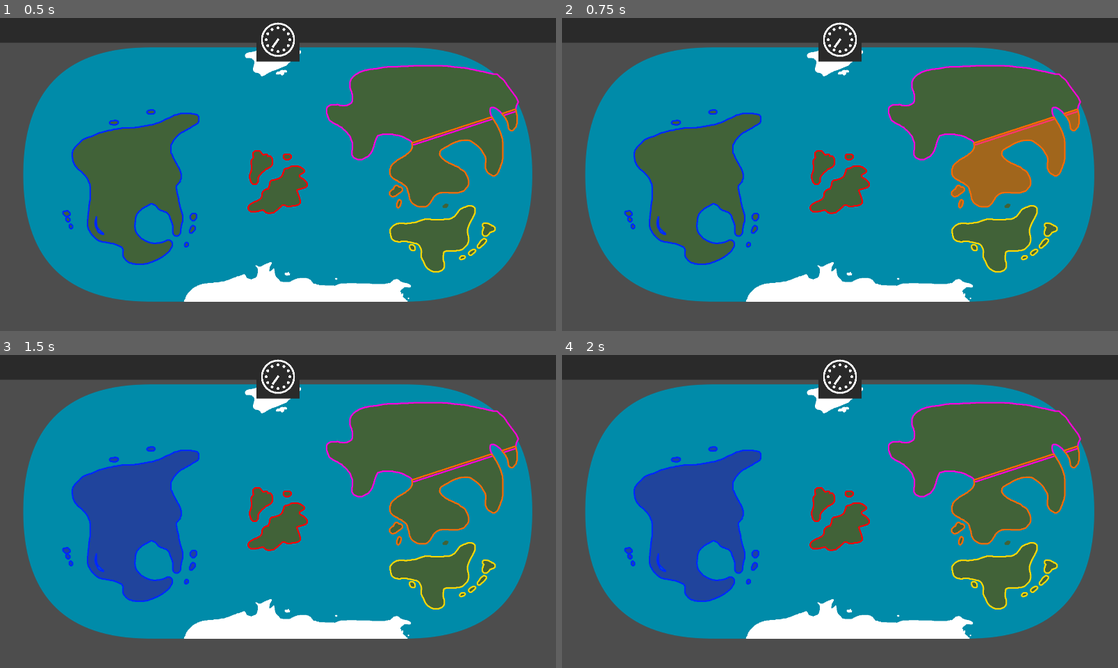
Above: before the commit, frames 1-4 (two rows, left to right).
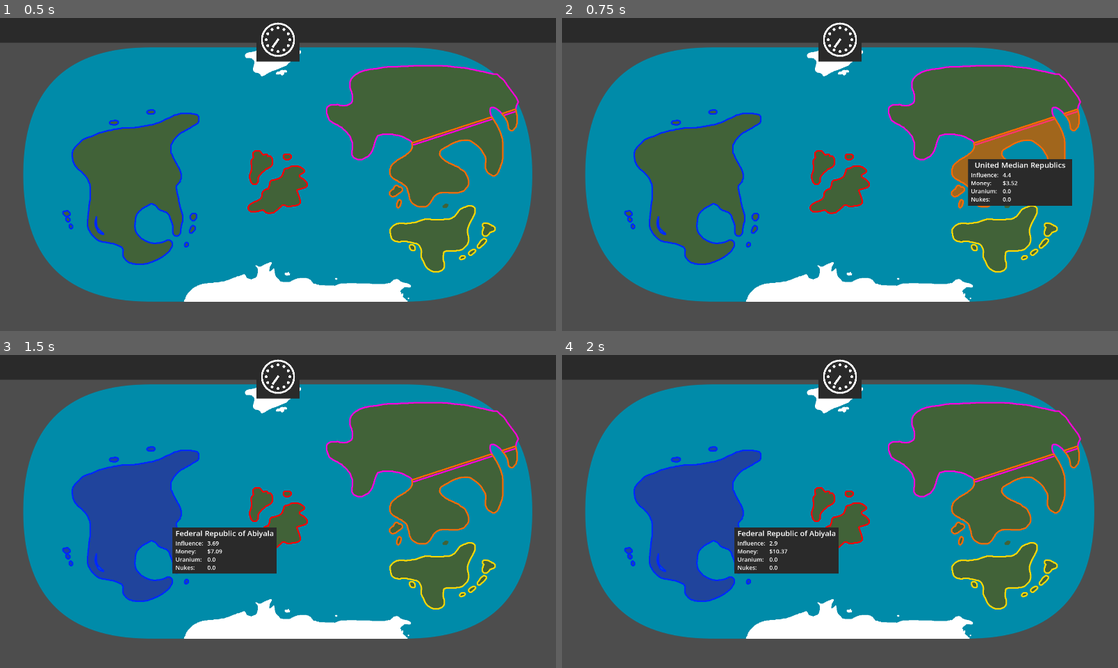
Above: after the commit, the same moments.

Repository: Stev51/gmtk-jam-2026
Game: Godot game, scene res://scenes/main.tscn
Two runs of this game, one before a commit and one after it. Both use one fixed random seed, a clock stepped at 60 frames per second and the inputs below.
Inputs (mouse positions are in pixels of both pictures, inside the frame that each line leads up to):
- Up to frame 1 (0.5 s): no input
- Up to frame 2 (0.75 s): tap Enter at 0.5 s; move the mouse to (962, 158) at 0.52 s; hold 1 (x1_speed) from 0.53 s (still down); click (962, 158) at 0.67 s
- Up to frame 3 (1.5 s): move the mouse to (166, 527) at 1.27 s; release 1 (x1_speed) at 1.28 s; tap 2 (x2_speed) at 1.35 s; click (166, 527) at 1.42 s
- Up to frame 4 (2 s): no input

Frame 1 is identical in both runs. In frame 2, 2.8% of the frame differs, in the area x 73-92%, y 45-60%; in frame 3, 2.8%; in frame 4, 2.8%.

Commit message:
Country hover boxgit pull!

Diff:
--- /dev/null
+++ b/scenes/CountryHoverBox.tscn
@@ -0,0 +1,60 @@
+[gd_scene format=3 uid="uid://cfc8td78n7mfk"]
+
+[ext_resource type="Script" uid="uid://biwqefuw7jk1f" path="res://scripts/country_hover_box.gd" id="1_nn8mf"]
+
+[node name="CountryHoverBox" type="Control" unique_id=1145551380]
+layout_mode = 3
+anchors_preset = 15
+anchor_right = 1.0
+anchor_bottom = 1.0
+grow_horizontal = 2
+grow_vertical = 2
+mouse_filter = 2
+script = ExtResource("1_nn8mf")
+
+[node name="Background" type="ColorRect" parent="." unique_id=788810893]
+layout_mode = 0
+offset_left = 20.0
+offset_right = 380.0
+offset_bottom = 160.0
+mouse_filter = 2
+color = Color(0.16470589, 0.16470589, 0.16470589, 1)
+
+[node name="CountryNameTextBox" type="RichTextLabel" parent="." unique_id=194834627]
+layout_mode = 0
+offset_left = 20.0
+offset_right = 380.0
+offset_bottom = 40.0
+mouse_filter = 2
+theme_override_font_sizes/normal_font_size = 26
+text = "COUNTRY NAME"
+scroll_active = false
+horizontal_alignment = 1
+vertical_alignment = 1
+
+[node name="LabelsTextBox" type="RichTextLabel" parent="." unique_id=526042569]
+layout_mode = 0
+offset_left = 30.0
+offset_top = 40.0
+offset_right = 140.0
+offset_bottom = 160.0
+mouse_filter = 2
+theme_override_font_sizes/normal_font_size = 20
+text = "Influence:
+Money:
+Uranium:
+Nukes:
+"
+
+[node name="StatsTextBox" type="RichTextLabel" parent="." unique_id=2022236705]
+layout_mode = 0
+offset_left = 140.0
+offset_top = 40.0
+offset_right = 380.0
+offset_bottom = 160.0
+mouse_filter = 2
+theme_override_font_sizes/normal_font_size = 20
+text = "N/A
+N/A
+N/A
+N/A"
--- a/scenes/gui.tscn
+++ b/scenes/gui.tscn
@@ -1,6 +1,7 @@
 [gd_scene format=3 uid="uid://dbvqj3w2xuecq"]
 
 [ext_resource type="PackedScene" uid="uid://c714yyeqdlji" path="res://scenes/clock_display.tscn" id="1_efmwq"]
+[ext_resource type="PackedScene" uid="uid://cfc8td78n7mfk" path="res://scenes/CountryHoverBox.tscn" id="2_mfius"]
 
 [node name="GUI" type="Control" unique_id=363270447]
 layout_mode = 3
@@ -15,11 +16,13 @@
 anchors_preset = 0
 offset_right = 40.0
 offset_bottom = 40.0
+mouse_filter = 2
 
 [node name="Background" type="ColorRect" parent="TopBar" unique_id=172638746]
 layout_mode = 0
 offset_right = 1920.0
 offset_bottom = 85.0
+mouse_filter = 2
 color = Color(0.16565639, 0.16565639, 0.16565648, 1)
 
 [node name="ClockBG" type="ColorRect" parent="TopBar" unique_id=1882244682]
@@ -27,6 +30,7 @@
 offset_left = 885.0
 offset_right = 1035.0
 offset_bottom = 150.0
+mouse_filter = 2
 color = Color(0.16470589, 0.16470589, 0.16470589, 1)
 
 [node name="ClockDisplay" parent="TopBar" unique_id=1149426984 instance=ExtResource("1_efmwq")]
@@ -36,3 +40,8 @@
 offset_right = 920.0
 offset_bottom = 35.0
 scale = Vector2(0.08, 0.08)
+mouse_filter = 2
+
+[node name="CountryHoverBox" parent="." unique_id=1145551380 instance=ExtResource("2_mfius")]
+layout_mode = 1
+mouse_filter = 2
--- a/scenes/map.tscn
+++ b/scenes/map.tscn
@@ -4,14 +4,19 @@
 [ext_resource type="PackedScene" uid="uid://drcjb07re8tdb" path="res://scenes/map_hover_zone.tscn" id="2_0cso3"]
 [ext_resource type="Texture2D" uid="uid://cedpykkggh4cr" path="res://assets/img/map_countries/usa_outline.png" id="3_2klcf"]
 [ext_resource type="Texture2D" uid="uid://dqhottqoisv33" path="res://assets/img/map_countries/usa_hover.png" id="4_2lpho"]
+[ext_resource type="Resource" uid="uid://4j0f3uyu0mjx" path="res://resources/countries/usa.tres" id="5_c70he"]
 [ext_resource type="Texture2D" uid="uid://bc8im42y03fya" path="res://assets/img/map_countries/uk_outline.png" id="5_wslke"]
 [ext_resource type="Texture2D" uid="uid://4a1qjc78ahu6" path="res://assets/img/map_countries/uk_hover.png" id="6_gw3fx"]
 [ext_resource type="Texture2D" uid="uid://c7t8g7tew2jre" path="res://assets/img/map_countries/russia_outline.png" id="7_n1psn"]
 [ext_resource type="Texture2D" uid="uid://cgxafsbr7yl0y" path="res://assets/img/map_countries/russia_hover.png" id="8_c00ee"]
+[ext_resource type="Resource" uid="uid://b8u45fnvhehgw" path="res://resources/countries/uk.tres" id="8_mo32q"]
 [ext_resource type="Texture2D" uid="uid://y3gdqwu5cfe2" path="res://assets/img/map_countries/iran_outline.png" id="9_p7tei"]
 [ext_resource type="Texture2D" uid="uid://bfh28dhs6ttnh" path="res://assets/img/map_countries/iran_hover.png" id="10_c70he"]
+[ext_resource type="Resource" uid="uid://dwqvyl1cfaxye" path="res://resources/countries/russia.tres" id="11_6k6j1"]
 [ext_resource type="Texture2D" uid="uid://dwotg8cqd5r42" path="res://assets/img/map_countries/prc_outline.png" id="11_mo32q"]
 [ext_resource type="Texture2D" uid="uid://bt3cpfwjaq5e2" path="res://assets/img/map_countries/prc_hover.png" id="12_6k6j1"]
+[ext_resource type="Resource" uid="uid://prc5jhijy4y3" path="res://resources/countries/iran.tres" id="14_m335s"]
+[ext_resource type="Resource" uid="uid://bn8hka7bucwa3" path="res://resources/countries/prc.tres" id="17_sq6bu"]
 
 [node name="Map" type="Node2D" unique_id=2087630376]
 
@@ -24,6 +29,7 @@
 [node name="USA" parent="HoverZones" unique_id=803343824 instance=ExtResource("2_0cso3")]
 outline_image = ExtResource("3_2klcf")
 hover_image = ExtResource("4_2lpho")
+country = ExtResource("5_c70he")
 
 [node name="CollisionPolygon2D" type="CollisionPolygon2D" parent="HoverZones/USA" unique_id=49311630]
 visible = false
@@ -32,6 +38,7 @@
 [node name="UK" parent="HoverZones" unique_id=1816719684 instance=ExtResource("2_0cso3")]
 outline_image = ExtResource("5_wslke")
 hover_image = ExtResource("6_gw3fx")
+country = ExtResource("8_mo32q")
 
 [node name="CollisionPolygon2D" type="CollisionPolygon2D" parent="HoverZones/UK" unique_id=1677073442]
 visible = false
@@ -40,6 +47,7 @@
 [node name="Russia" parent="HoverZones" unique_id=1217328066 instance=ExtResource("2_0cso3")]
 outline_image = ExtResource("7_n1psn")
 hover_image = ExtResource("8_c00ee")
+country = ExtResource("11_6k6j1")
 
 [node name="CollisionPolygon2D" type="CollisionPolygon2D" parent="HoverZones/Russia" unique_id=1278819096]
 visible = false
@@ -48,6 +56,7 @@
 [node name="Iran" parent="HoverZones" unique_id=1033402550 instance=ExtResource("2_0cso3")]
 outline_image = ExtResource("9_p7tei")
 hover_image = ExtResource("10_c70he")
+country = ExtResource("14_m335s")
 
 [node name="CollisionPolygon2D" type="CollisionPolygon2D" parent="HoverZones/Iran" unique_id=49093998]
 visible = false
@@ -56,6 +65,7 @@
 [node name="PRC" parent="HoverZones" unique_id=708979358 instance=ExtResource("2_0cso3")]
 outline_image = ExtResource("11_mo32q")
 hover_image = ExtResource("12_6k6j1")
+country = ExtResource("17_sq6bu")
 
 [node name="CollisionPolygon2D" type="CollisionPolygon2D" parent="HoverZones/PRC" unique_id=1240041079]
 visible = false
--- /dev/null
+++ b/scripts/country_hover_box.gd
@@ -0,0 +1,44 @@
+extends Control
+
+@onready var name_node = $CountryNameTextBox
+@onready var stats_node = $StatsTextBox
+
+var current_country: Country = null
+
+func _ready() -> void:
+
+	hide()
+
+	Globals.country_hover.connect(hover)
+	Globals.country_unhover.connect(unhover)
+
+	name_node.text = ""
+	stats_node.text = "N/A\nN/A\nN/A\nN/A"
+
+func _process(delta: float) -> void:
+	if visible:
+		set_stat_text()
+
+func _input(event) -> void:
+	if event is InputEventMouseMotion:
+		position = event.position
+
+func set_name_text() -> void:
+	name_node.text = current_country.long_name
+
+func set_stat_text() -> void:
+	var text = ""
+	text += str(snapped(current_country.influence, 0.01)) + "\n"
+	text += "$" + str(snapped(current_country.money, 0.01)) + "\n"
+	text += str(snapped(current_country.uranium, 0.01)) + "\n"
+	text += str(snapped(current_country.nukes, 0.01))
+	stats_node.text = text
+
+func hover(country: Country) -> void:
+	current_country = country
+	set_name_text()
+	set_stat_text()
+	show()
+
+func unhover() -> void:
+	hide()
--- a/scripts/country_manager.gd
+++ b/scripts/country_manager.gd
@@ -47,6 +47,8 @@
 
 	country.influence += country.nukes * NUKES_TO_INFLUENCE * delta
 	country.influence -= ((total_influence - country.influence) / total_influence ) * INFLUENCE_SCARE_DECREASE * delta
+	if country.influence < 0.0:
+		country.influence = 0.0
 
 	country.money += country.influence * INFLUENCE_TO_MONEY * delta
 
--- a/scripts/globals.gd
+++ b/scripts/globals.gd
@@ -2,5 +2,19 @@
 
 enum GameSpeed {PAUSED, NORMAL, FAST}
 
+signal country_hover(country: Country)
+signal country_unhover
+
+var hovered_countries = 0
+
 var game_speed = GameSpeed.NORMAL
 var map_hoverable = true
+
+func map_hover(country: Country) -> void:
+	hovered_countries += 1
+	country_hover.emit(country)
+
+func map_unhover() -> void:
+	hovered_countries -= 1
+	if hovered_countries <= 0:
+		country_unhover.emit()
--- a/scripts/main.gd
+++ b/scripts/main.gd
@@ -12,6 +12,3 @@
 		Globals.game_speed = Globals.GameSpeed.NORMAL
 	elif event.is_action_pressed("x2_speed"):
 		Globals.game_speed = Globals.GameSpeed.FAST
-
-func _process(_delta: float) -> void:
-	print(Globals.game_speed)
--- a/scripts/map_hover_zone.gd
+++ b/scripts/map_hover_zone.gd
@@ -36,8 +36,12 @@
 
 func _on_mouse_entered() -> void:
 	if Globals.map_hoverable:
+
 		hover_sound_node.play()
 		hover_img_node.visible = true
 
+		Globals.map_hover(country)
+
 func _on_mouse_exited() -> void:
 	hover_img_node.visible = false
+	Globals.map_unhover()
Not shown, added: scripts/country_hover_box.gd.uid
